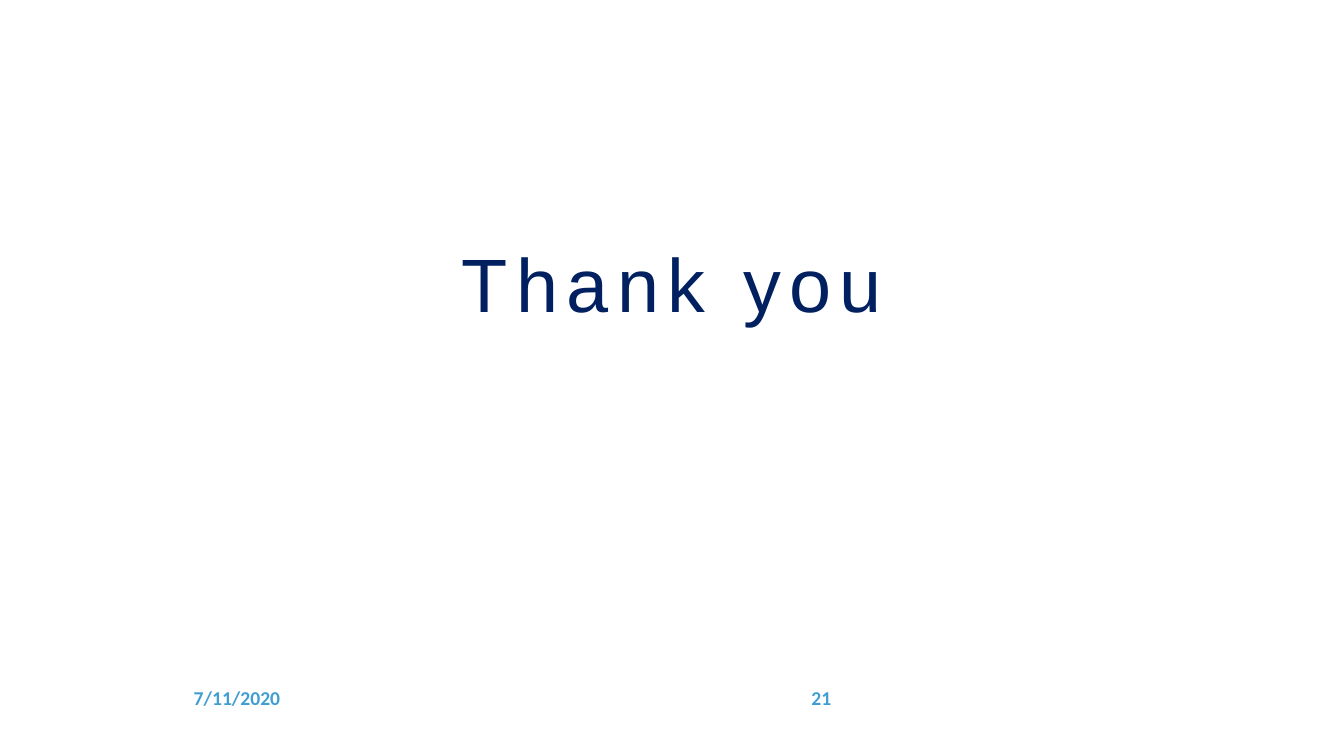
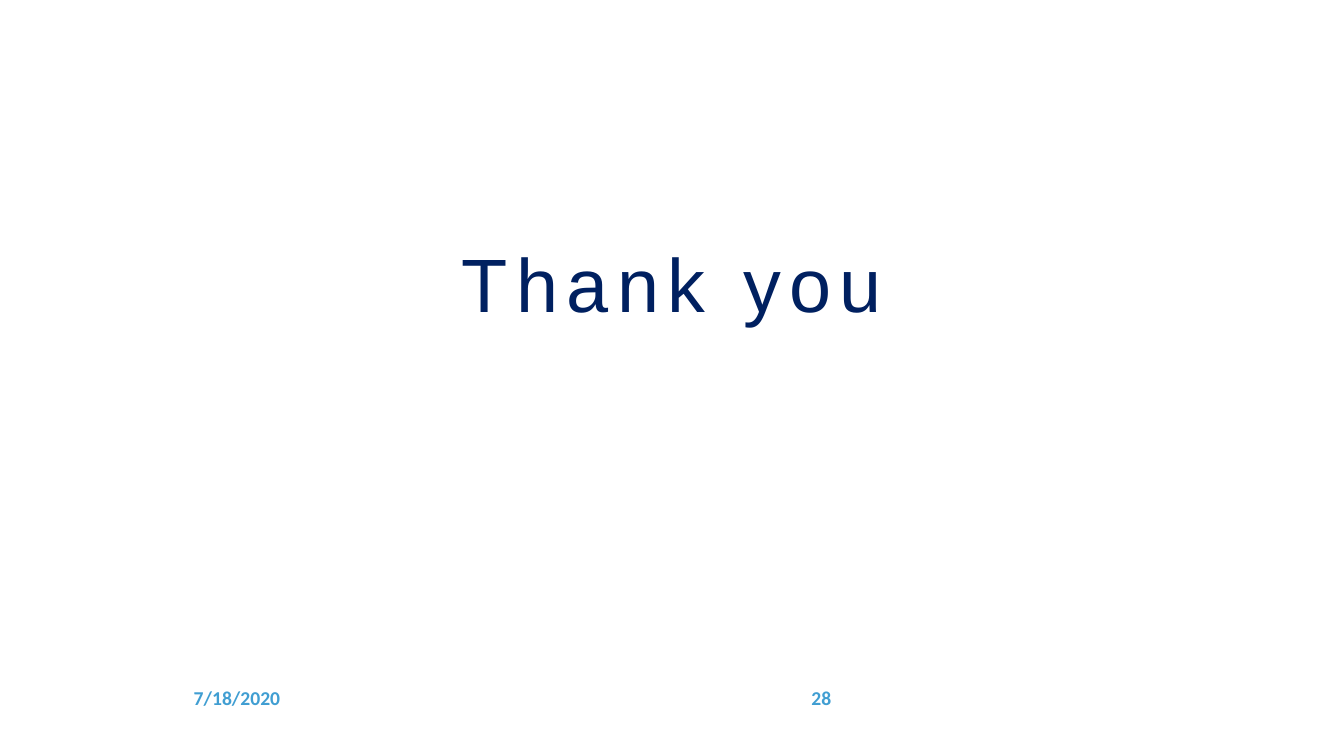
Before and after one commit to Gerardin16/Python_Training_2020, a slide deck: slide 28 of training_artifacts/Chaptor 9 - OOPS.pptx (slide 21 before the commit). Drawn at 1344x756 pixels with LibreOffice and Linux fonts; fonts in the diff are those of the drawing; background and template pictures are left out. Boxes give left, top, right and bottom in pixels: in the first picture for what was removed or moved away, otherwise in the second. Text is boxed around its words. In the diff, an @@ line names an element or a change of style, - is before the commit and + after.

```diff
--- a/training_artifacts/Chaptor 9 - OOPS.pptx
+++ b/training_artifacts/Chaptor 9 - OOPS.pptx
@@ text at [194, 691, 280, 706]: text changed @@
-7/11/2020
+7/18/2020
@@ page number at [811, 691, 831, 705]: text changed @@
-21
+28
```
Also in this commit, not shown: 20 other slides changed, 7 slides added, 33 other files.
